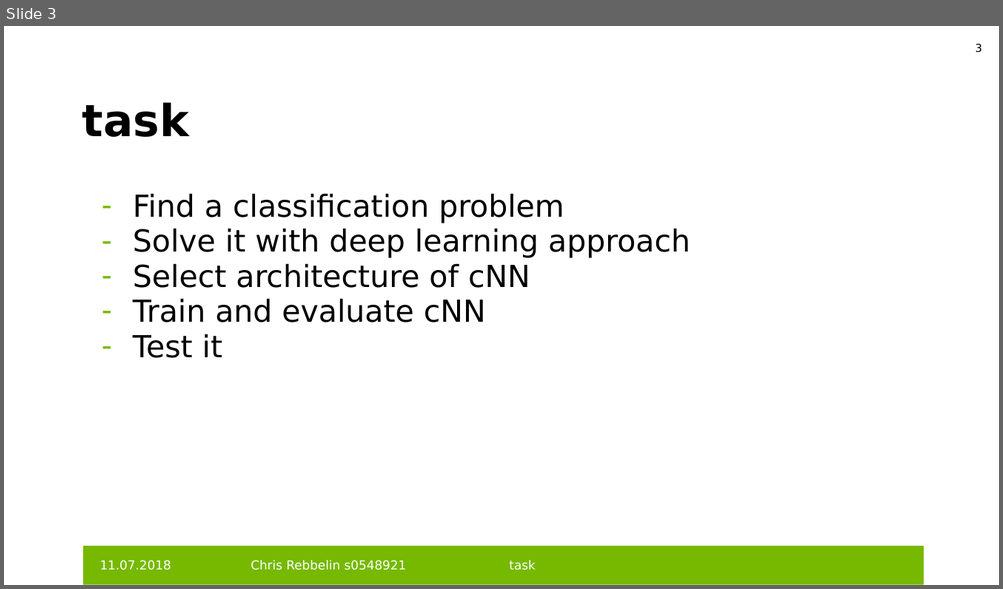
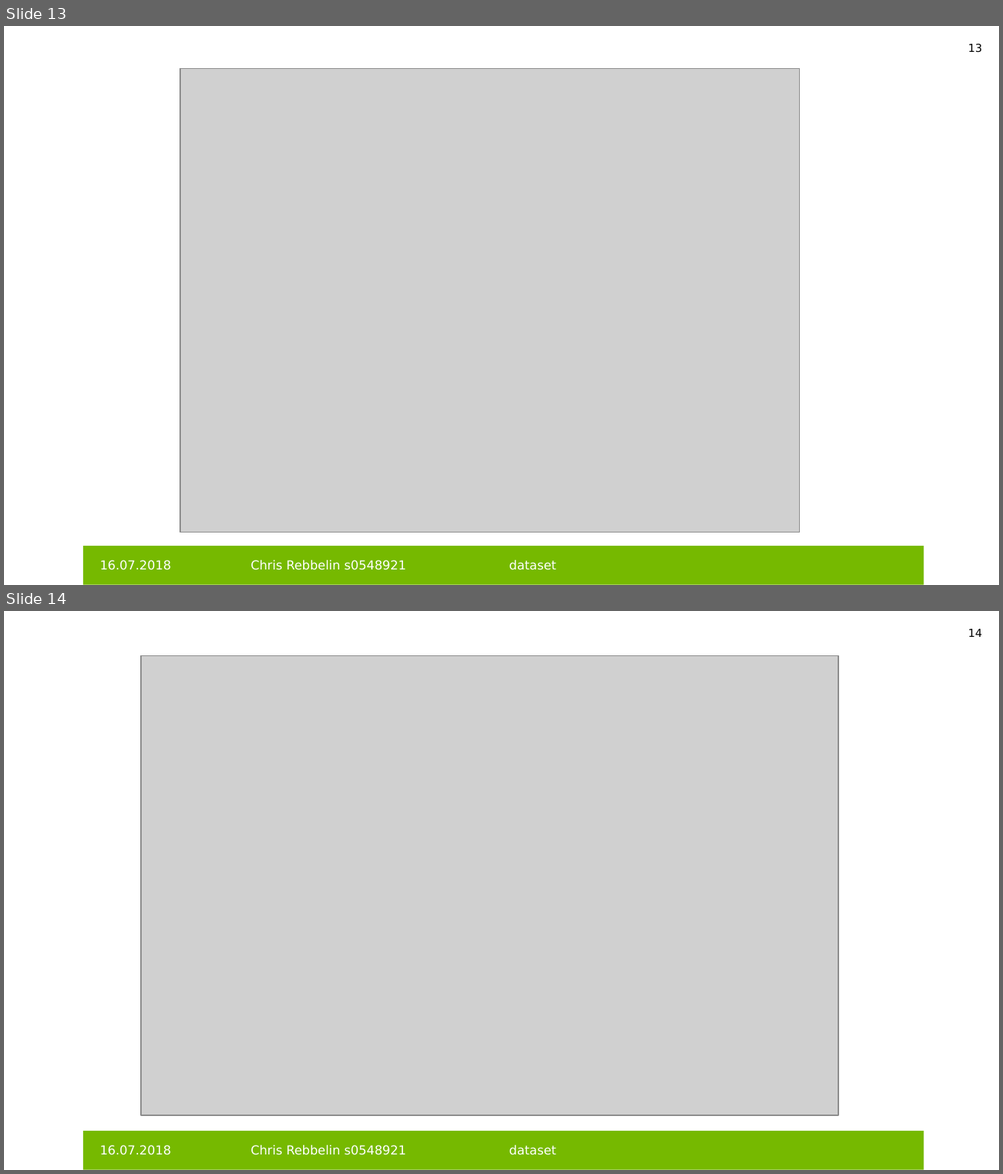
Before and after one commit to HeleleF/cnnProjUni, a slide deck: beleggg.pptx. Shown one above the other, each under a label of ours: slide 3 before the commit, slides 13 and 14 after it. The pictures are 1003x589 and 1003x1174 pixels, drawn with LibreOffice and Linux fonts; fonts in the diff are those of the drawing; grey boxes stand for pictures; background and template pictures are left out. Boxes give left, top, right and bottom in pixels: in the first picture for what was removed or moved away, otherwise in the second. Text is boxed around its words. In the diff, an @@ line names an element or a change of style, - is before the commit and + after.

```diff
--- a/beleggg.pptx
+++ b/beleggg.pptx
@@ slide 14 added at <box>4,611,999,1170</box>, background #FFFFFF; not listed: 1 template element that a slide beside it also shows @@
@@ page number added at <box>967,629,982,637</box>, 8 pt, text #000000 @@
+14
@@ picture added at <box>141,655,839,1116</box> @@
@@ text added at <box>100,1145,171,1156</box>, 9 pt, text #FFFFFF @@
+16.07.2018
@@ text added at <box>250,1145,407,1156</box>, 9 pt, text #FFFFFF @@
+Chris Rebbelin s0548921
@@ text added at <box>509,1145,556,1156</box>, 9 pt, text #FFFFFF @@
+dataset
@@ what was slide 3 is now slide 13 @@
@@ slide 13 changed as well @@
@@ page number at <box>967,44,982,53</box>: text changed @@
-3
+13
@@ picture added at <box>180,69,799,533</box> @@
@@ title removed at <box>82,102,189,137</box> @@
-task
@@ text removed at <box>133,193,690,358</box> @@
-  – Find a classification problem
-  – Solve it with deep learning approach
-  – Select architecture of cNN
-  – Train and evaluate cNN
-  – Test it
@@ text at <box>100,560,171,571</box>: text changed @@
-11.07.2018
+16.07.2018
@@ text at <box>509,560,556,571</box>: text changed @@
-task
+dataset
```
Also in this commit, not shown: 10 other slides changed, 10 other slides added, 1 other file.
